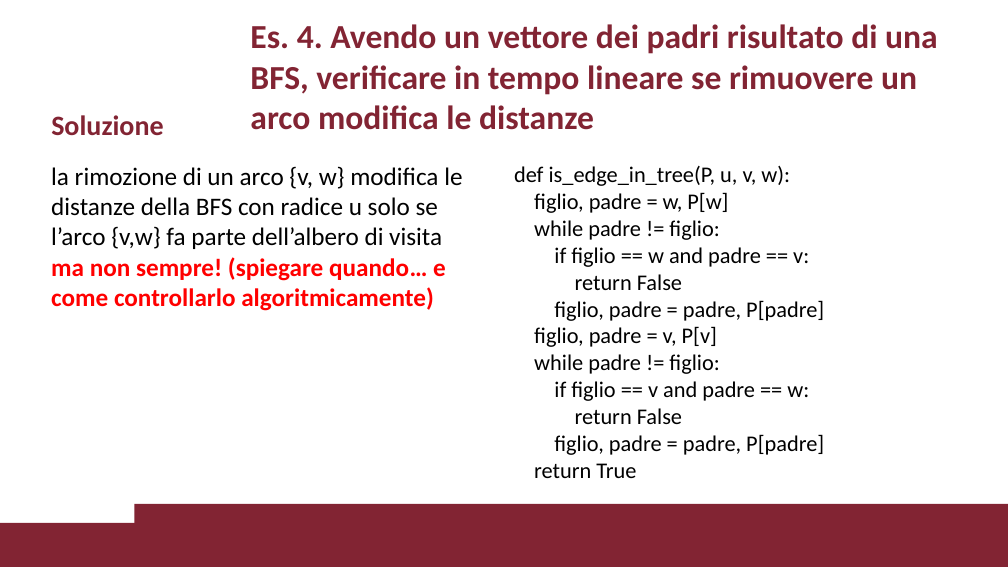
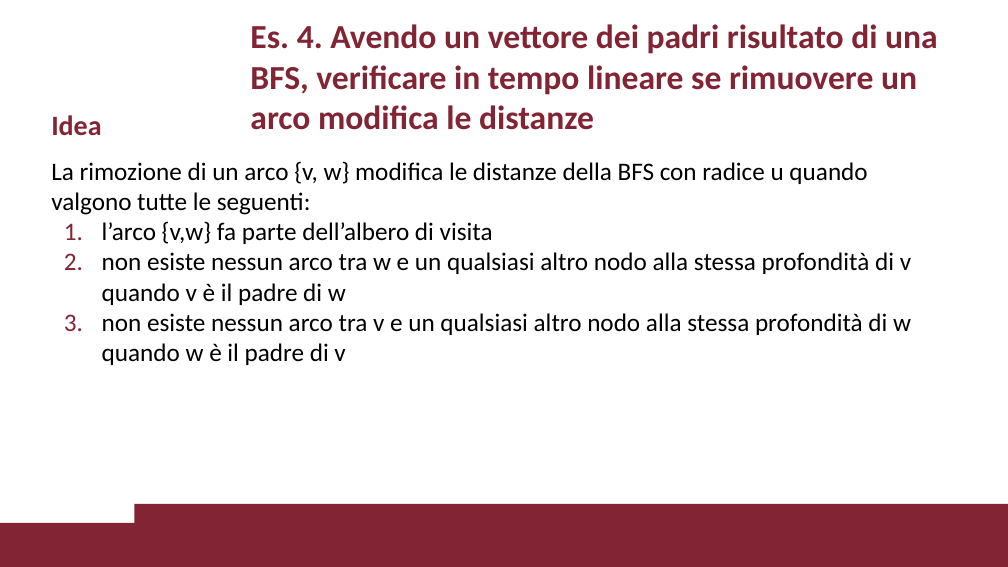
Before and after one commit to VincenzoImp/PDA, a slide deck: slide 12 of Esercitazione4/Esercitazione4.pptx. Drawn at 1008x567 pixels with LibreOffice and Linux fonts; fonts in the diff are those of the drawing; background and template pictures are left out. Boxes give left, top, right and bottom in pixels: in the first picture for what was removed or moved away, otherwise in the second. Text is boxed around its words. In the diff, an @@ line names an element or a change of style, - is before the commit and + after.

```diff
--- a/Esercitazione4/Esercitazione4.pptx
+++ b/Esercitazione4/Esercitazione4.pptx
@@ title at (x1=51, y1=115, x2=101, y2=135): text changed @@
-Soluzione
+Idea
@@ text removed at (x1=51, y1=166, x2=462, y2=311) @@
-la rimozione di un arco {v, w} modifica le distanze della BFS con radice u solo se l’arco {v,w} fa parte dell’albero di visita
-ma non sempre! (spiegare quando… e come controllarlo algoritmicamente)
@@ text added at (x1=51, y1=161, x2=911, y2=365), 18 pt, text #000000 @@
+La rimozione di un arco {v, w} modifica le distanze della BFS con radice u quando valgono tutte le seguenti:
+1. l’arco {v,w} fa parte dell’albero di visita
+2. non esiste nessun arco tra w e un qualsiasi altro nodo alla stessa profondità di v quando v è il padre di w
+3. non esiste nessun arco tra v e un qualsiasi altro nodo alla stessa profondità di w quando w è il padre di v
@@ text removed at (x1=514, y1=166, x2=824, y2=478) @@
-def is_edge_in_tree(P, u, v, w):
-figlio, padre = w, P[w]
-while padre != figlio:
-if figlio == w and padre == v:
-return False
-figlio, padre = padre, P[padre]
-figlio, padre = v, P[v]
-while padre != figlio:
-if figlio == v and padre == w:
-return False
-figlio, padre = padre, P[padre]
-return True
```
Also in this commit, not shown: 4 other slides changed, 3 slides added, 1 slide removed, 3 other files.
